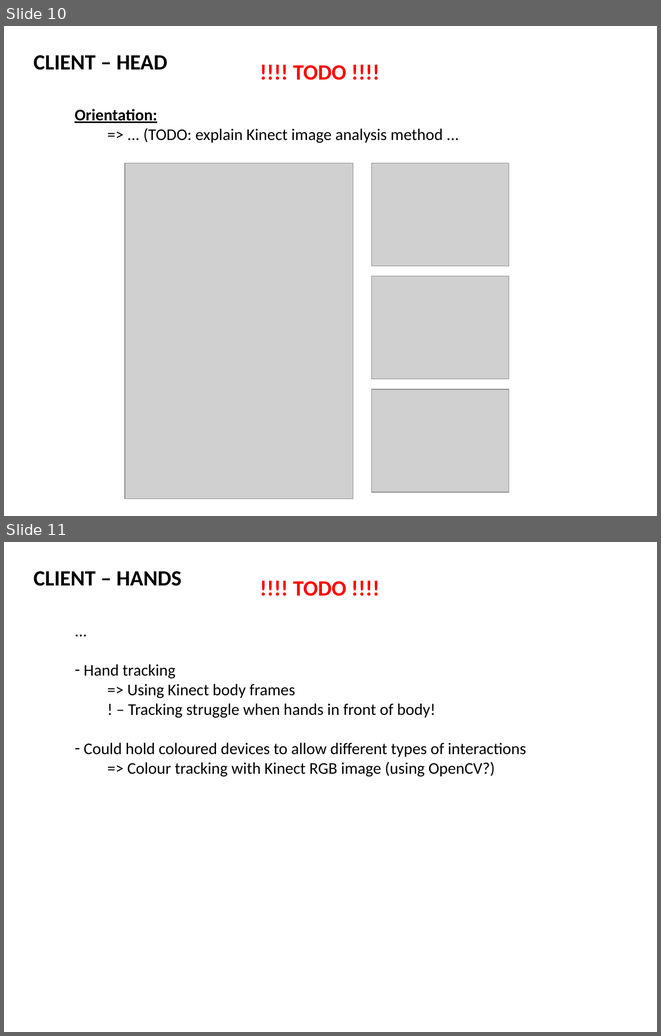
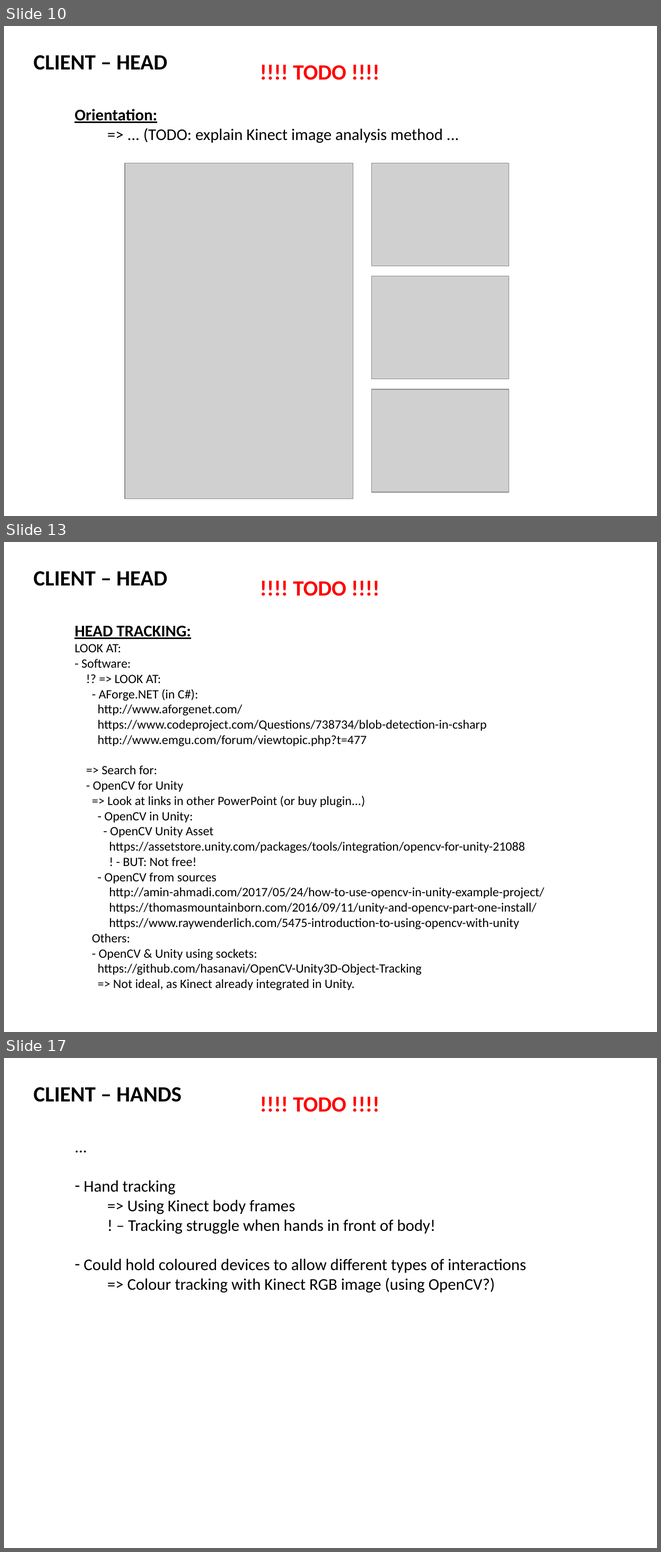
Before and after one commit to 2-REC/unity-kinect-xr, a slide deck: docs/KINECT_AR_2.pptx. Shown one above the other, each under a label of ours: slides 10 and 11 before the commit, slides 10, 13 and 17 after it; the slides between them are not shown. The pictures are 661x1036 and 661x1552 pixels, drawn with LibreOffice and Linux fonts; fonts in the diff are those of the drawing; grey boxes stand for pictures. Boxes give left, top, right and bottom in pixels: in the first picture for what was removed or moved away, otherwise in the second. Text is boxed around its words. In the diff, an @@ line names an element or a change of style, - is before the commit and + after.

Commit message:
Added 'HEAD TRACKING' info in PPT

```diff
--- a/docs/KINECT_AR_2.pptx
+++ b/docs/KINECT_AR_2.pptx
@@ slide 13 added at box(4, 542, 657, 1032), background #FFFFFF @@
@@ text added at box(34, 571, 167, 586), 24 pt, text #000000, bold @@
+CLIENT – HEAD
@@ text added at box(293, 581, 346, 596), 24 pt, text #FF0000, bold @@
+!!!! TODO !!!!
@@ text added at box(74, 625, 544, 990), 14 pt, text #000000 @@
+HEAD TRACKING:
+LOOK AT:
+- Software:
+!? => LOOK AT:
+- AForge.NET (in C#):
+http://www.aforgenet.com/
+https://www.codeproject.com/Questions/738734/blob-detection-in-csharp
+http://www.emgu.com/forum/viewtopic.php?t=477
+=> Search for:
+- OpenCV for Unity
+=> Look at links in other PowerPoint (or buy plugin...)
+- OpenCV in Unity:
+- OpenCV Unity Asset
+https://assetstore.unity.com/packages/tools/integration/opencv-for-unity-21088
+! - BUT: Not free!
+- OpenCV from sources
+http://amin-ahmadi.com/2017/05/24/how-to-use-opencv-in-unity-example-project/
+https://thomasmountainborn.com/2016/09/11/unity-and-opencv-part-one-install/
+https://www.raywenderlich.com/5475-introduction-to-using-opencv-with-unity
+Others:
+- OpenCV & Unity using sockets:
+https://github.com/hasanavi/OpenCV-Unity3D-Object-Tracking
+=> Not ideal, as Kinect already integrated in Unity.
@@ what was slide 11 is now slide 17 @@
```
Also in this commit, not shown: 5 other slides added, 1 other file.
